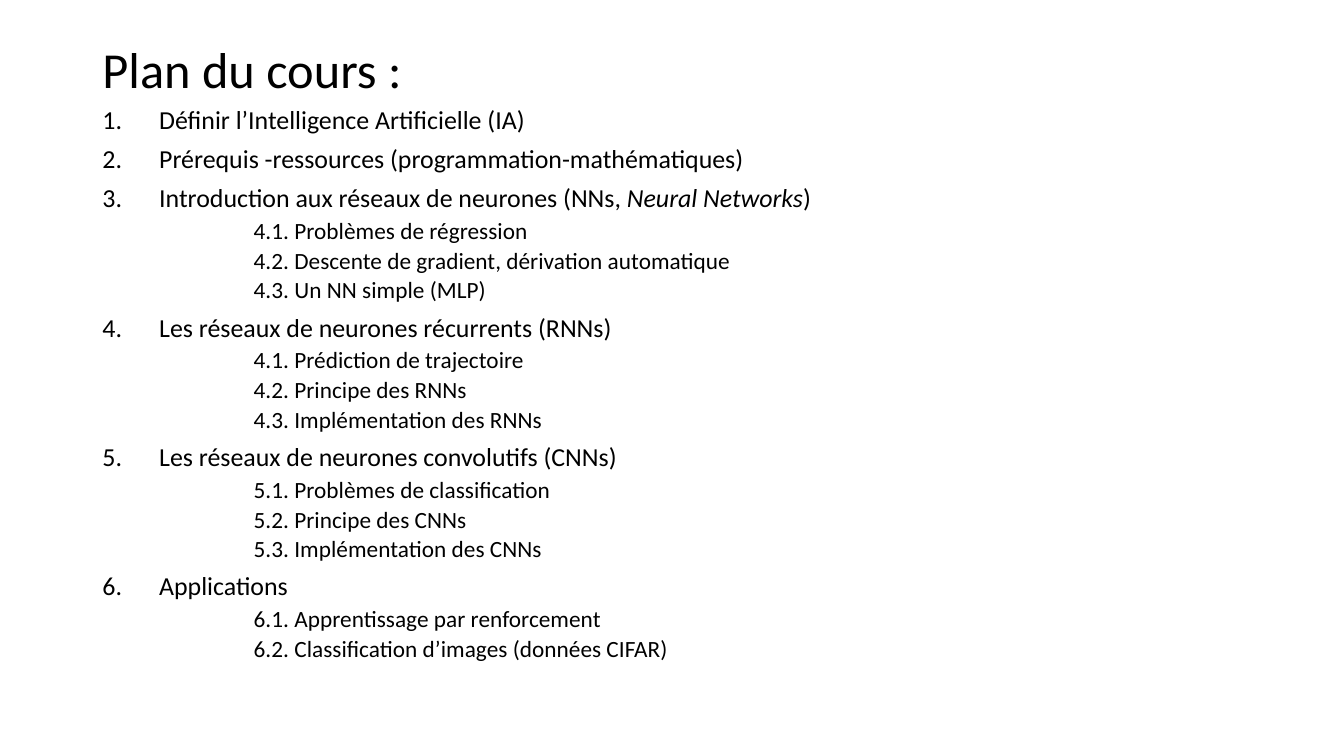
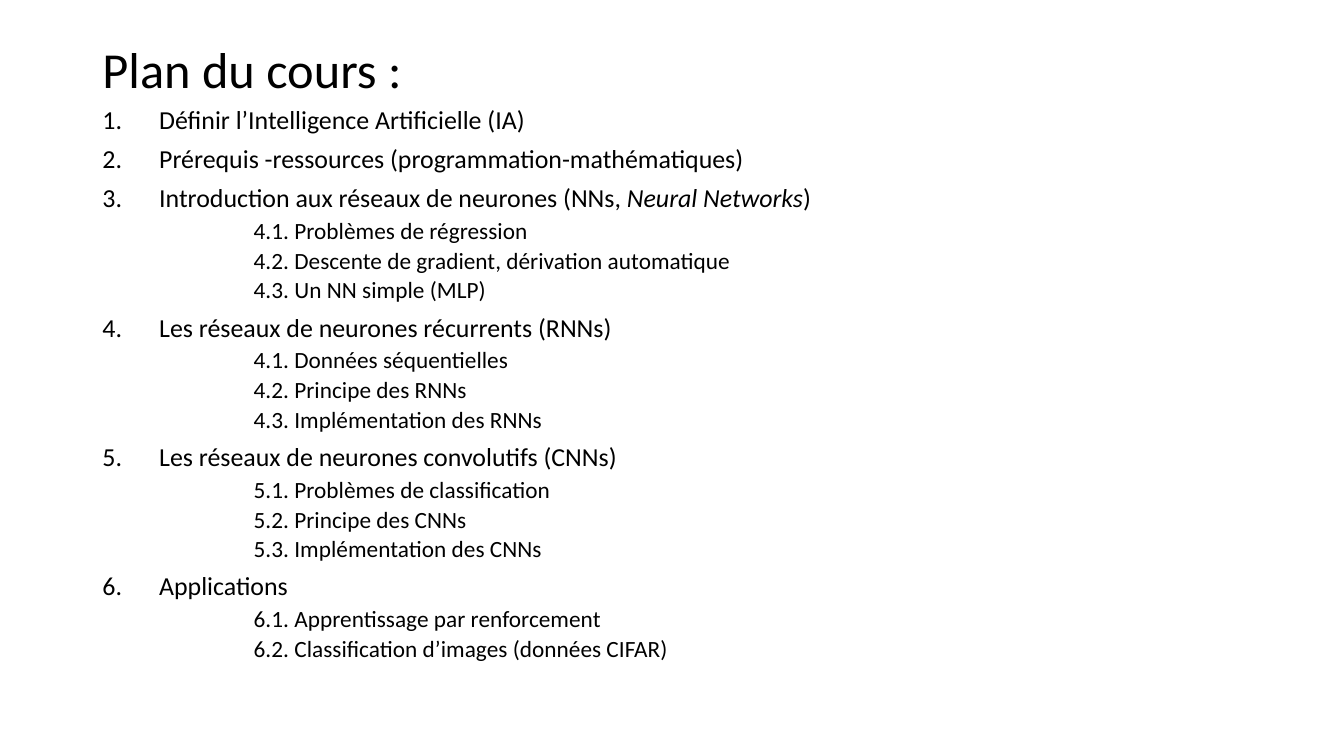
Before and after one commit to jolindien-git/jolindien-git.github.io, a slide deck: slide 2 of Intelligence Artificielle et Analyse de donnees.pptx. Drawn at 1344x756 pixels with LibreOffice and Linux fonts; fonts in the diff are those of the drawing. Boxes give left, top, right and bottom in pixels: in the first picture for what was removed or moved away, otherwise in the second. Text is boxed around its words. In the diff, an @@ line names an element or a change of style, - is before the commit and + after.

```diff
--- a/Intelligence Artificielle et Analyse de donnees.pptx
+++ b/Intelligence Artificielle et Analyse de donnees.pptx
@@ text at <box>254,352,508,372</box>: text changed @@
-  4.1. Prédiction de trajectoire
+  4.1. Données séquentielles
```
Also in this commit, not shown: 4 slides added, 1 other file.
